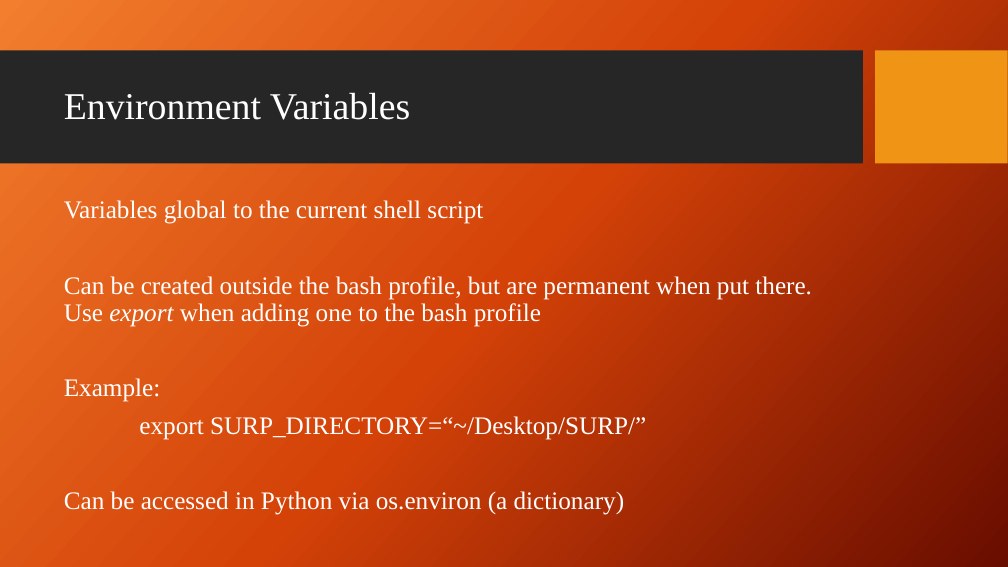
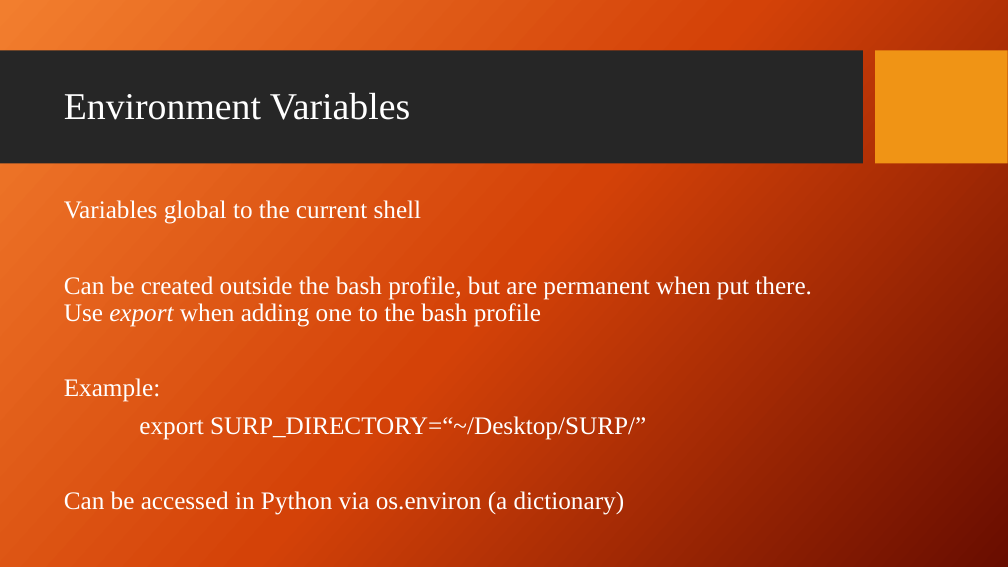
Before and after one commit to giganano/PythonBootcamp, a slide deck: slide 18 of slides/terminal.pptx. Drawn at 1008x567 pixels with LibreOffice and Linux fonts; fonts in the diff are those of the drawing; background and template pictures are left out. Boxes give left, top, right and bottom in pixels: in the first picture for what was removed or moved away, otherwise in the second. Text is boxed around its words. In the diff, an @@ line names an element or a change of style, - is before the commit and + after.

```diff
--- a/slides/terminal.pptx
+++ b/slides/terminal.pptx
@@ text at <box>64,200,422,224</box>: text changed @@
-Variables global to the current shell script
+Variables global to the current shell
```
Also in this commit, not shown: 2 other slides changed, 2 other files.
